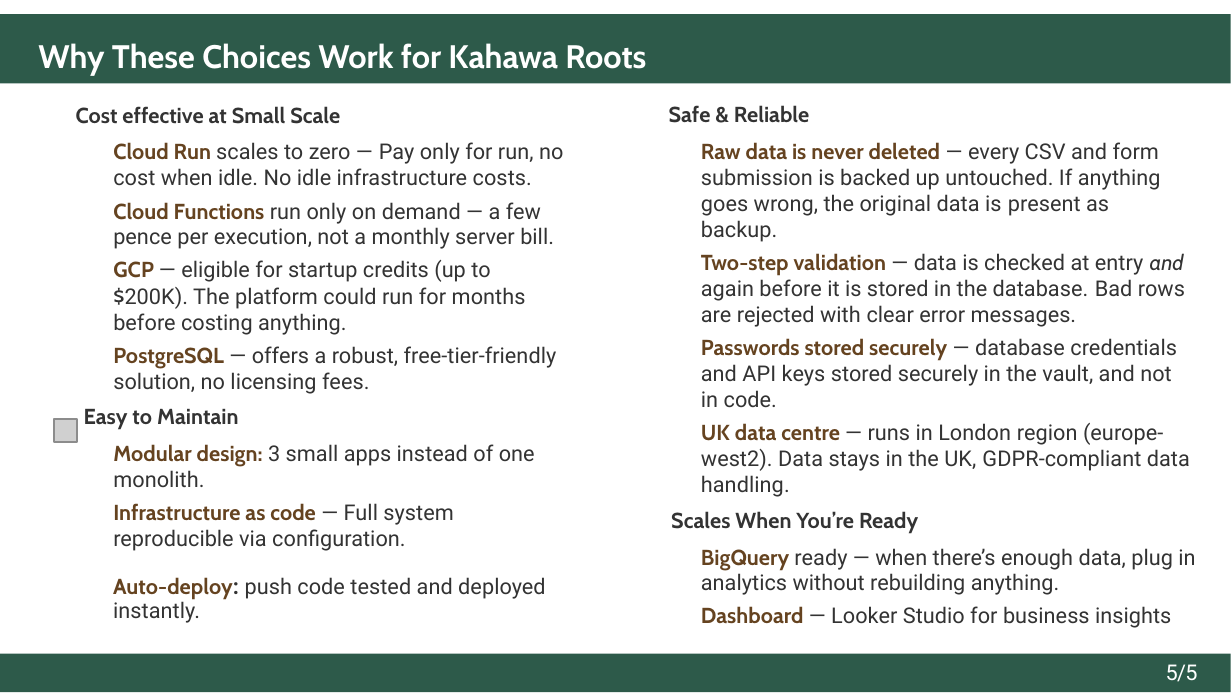
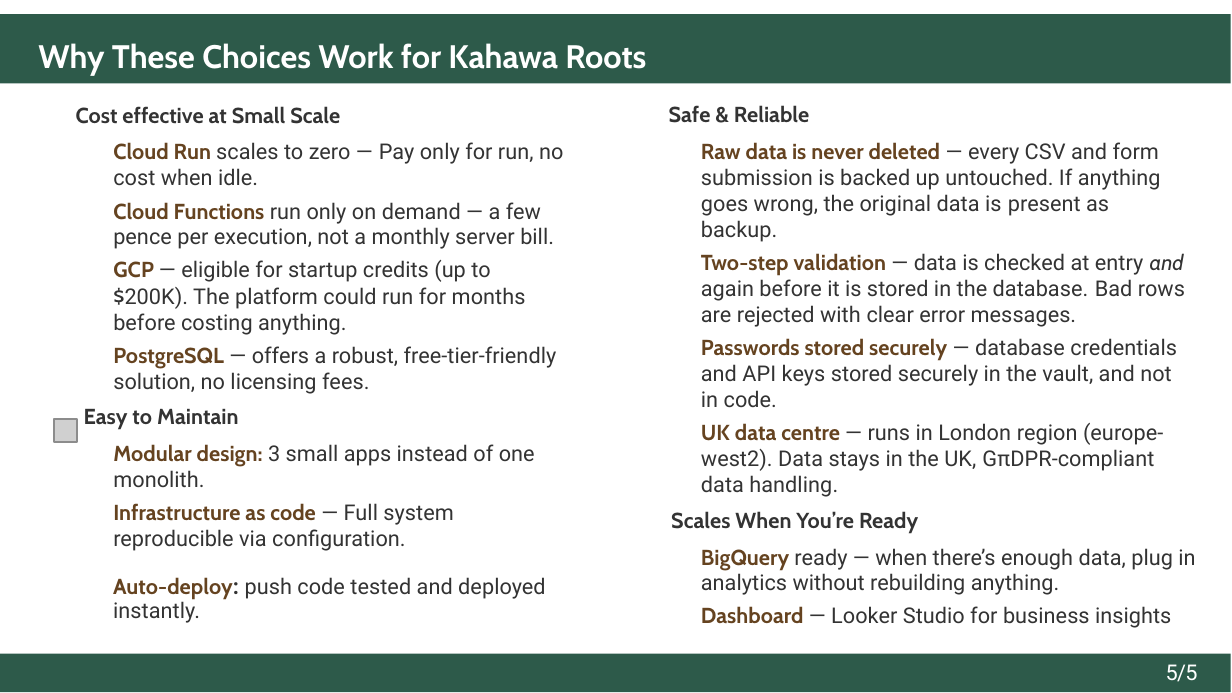
Before and after one commit to ShreehariA/Kahawa-Roots-Pre-Interview-Task, a slide deck: slide 5 of Kahawa_Roots_Pre_Interview_Task_my_approach.pptx. Drawn at 1232x693 pixels with LibreOffice and Linux fonts; fonts in the diff are those of the drawing; grey boxes stand for pictures; background and template pictures are left out. Boxes give left, top, right and bottom in pixels: in the first picture for what was removed or moved away, otherwise in the second. Text is boxed around its words. In the diff, an @@ line names an element or a change of style, - is before the commit and + after.

```diff
--- a/Kahawa_Roots_Pre_Interview_Task_my_approach.pptx
+++ b/Kahawa_Roots_Pre_Interview_Task_my_approach.pptx
@@ text at [113,142,563,185]: text changed @@
-Cloud Run scales to zero — Pay only for run, no cost when idle. No idle infrastructure costs.
+Cloud Run scales to zero — Pay only for run, no cost when idle.
@@ text at [701,423,1163,497]: text changed @@
-UK data centre — runs in London region (europe-west2). Data stays in the UK, GDPR-compliant data handling.
+UK data centre — runs in London region (europe-west2). Data stays in the UK, GπDPR-compliant data handling.
```
Also in this commit, not shown: 5 other files.
